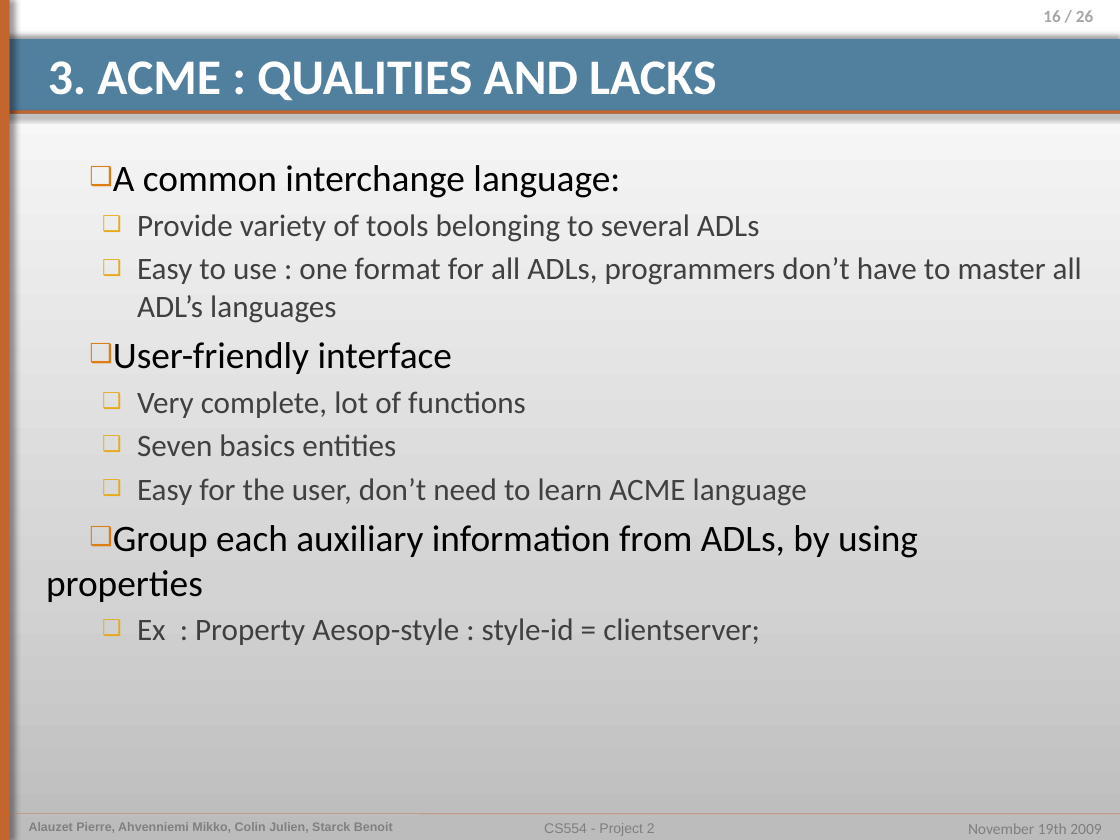
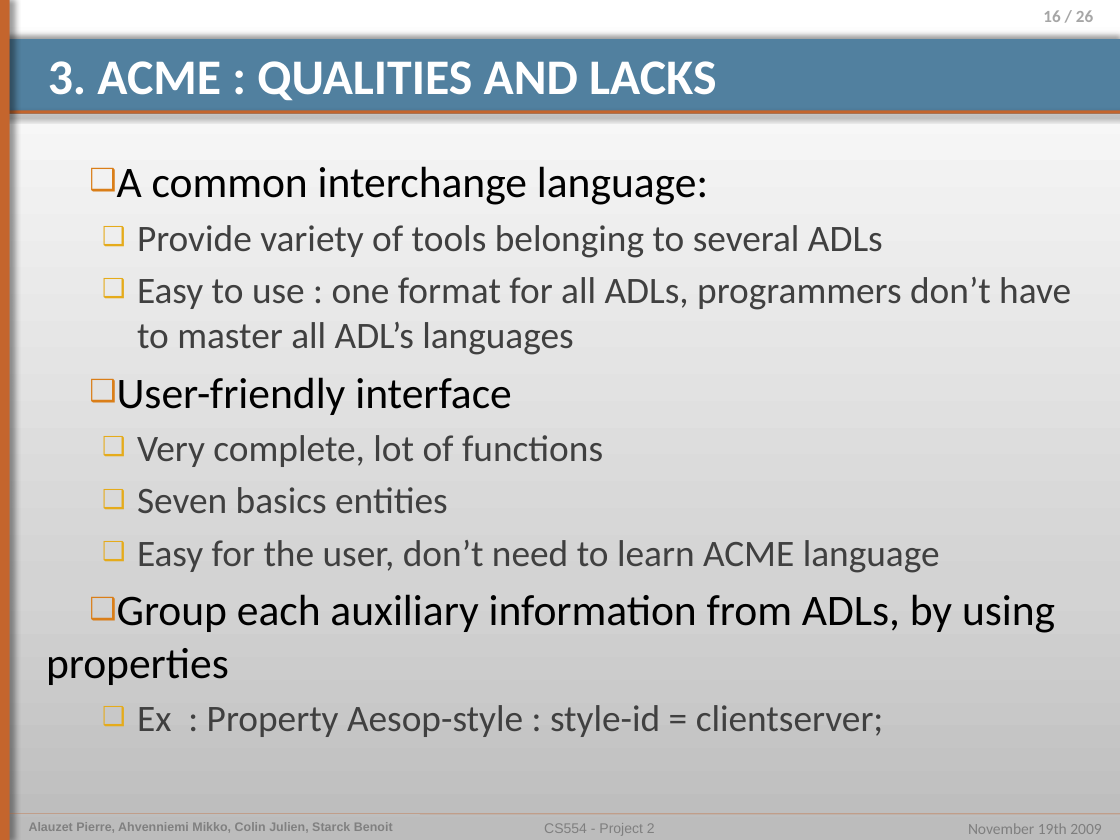
Before and after one commit to pierrealauzet/euroteam, a slide deck: slide 16 of Project 2/Part2/CS554_EuroTeam_Project2_OP5 - Ben.pptx. Drawn at 1120x840 pixels with LibreOffice and Linux fonts; fonts in the diff are those of the drawing. Boxes give left, top, right and bottom in pixels: in the first picture for what was removed or moved away, otherwise in the second. Text is boxed around its words. In the diff, an @@ line names an element or a change of style, - is before the commit and + after.

```diff
--- a/Project 2/Part2/CS554_EuroTeam_Project2_OP5 - Ben.pptx
+++ b/Project 2/Part2/CS554_EuroTeam_Project2_OP5 - Ben.pptx
@@ text "A common interchange language:" at <box>46,166,1071,737</box>: size 24 to 28 pt in "A common interchange language:", "User-friendly interface", "Group each auxiliary information from ADLs, by ..."; size 20 to 24 pt in "Provide variety of tools belonging to several ...", "Easy to use : one format for ...", "Very complete, lot of functions", "Seven basics entities" and 2 more places @@
```
Also in this commit, not shown: 2 other slides changed, 2 other files.
